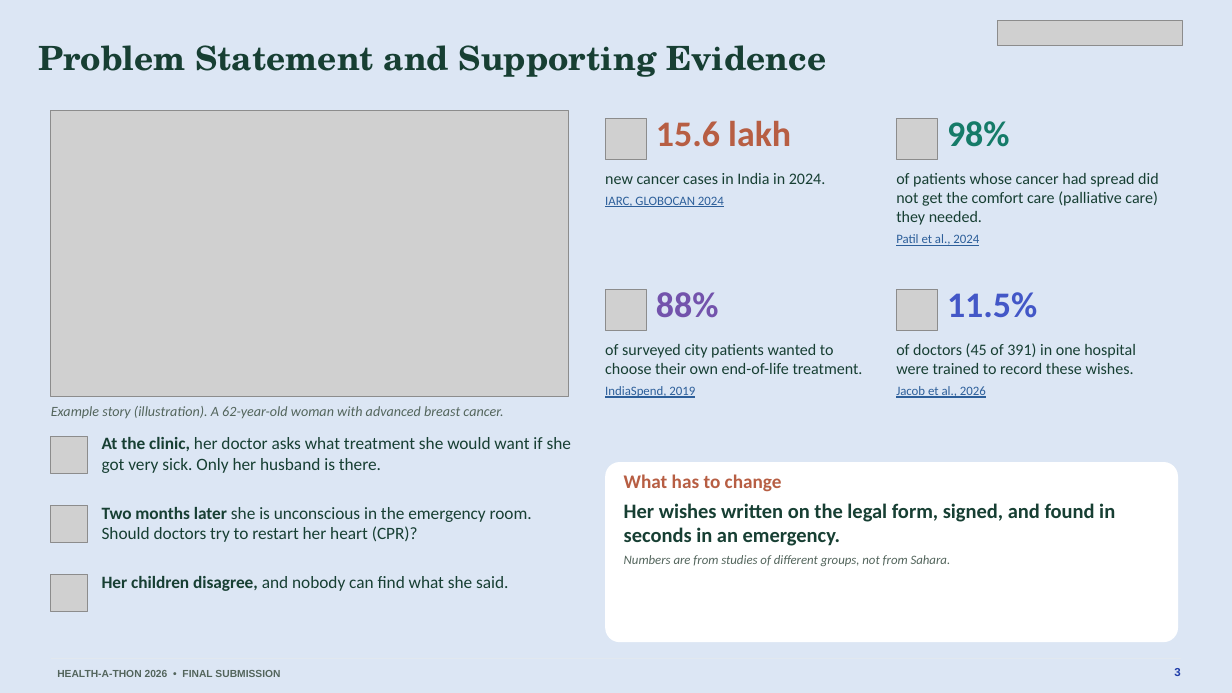
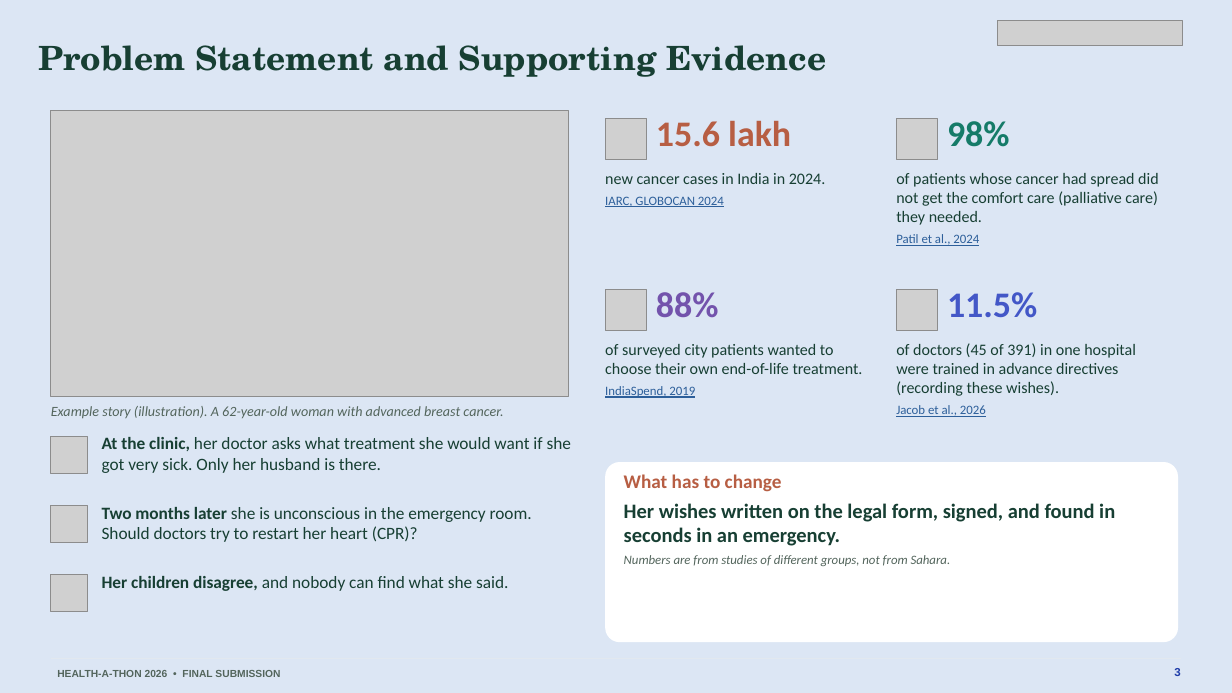
Before and after one commit to basithladdu/healthathon, a slide deck: slide 3 of output/final-submission/Sahara-Final-Presentation.pptx. Drawn at 1232x693 pixels with LibreOffice and Linux fonts; fonts in the diff are those of the drawing; grey boxes stand for pictures. Boxes give left, top, right and bottom in pixels: in the first picture for what was removed or moved away, otherwise in the second. Text is boxed around its words. In the diff, an @@ line names an element or a change of style, - is before the commit and + after.

```diff
--- a/output/final-submission/Sahara-Final-Presentation.pptx
+++ b/output/final-submission/Sahara-Final-Presentation.pptx
@@ text at bbox=[896, 343, 1136, 396]: text changed @@
-of doctors (45 of 391) in one hospital were trained to record these wishes.
+of doctors (45 of 391) in one hospital were trained in advance directives (recording these wishes).
```
Also in this commit, not shown: 1 other slide changed, 9 other files.
